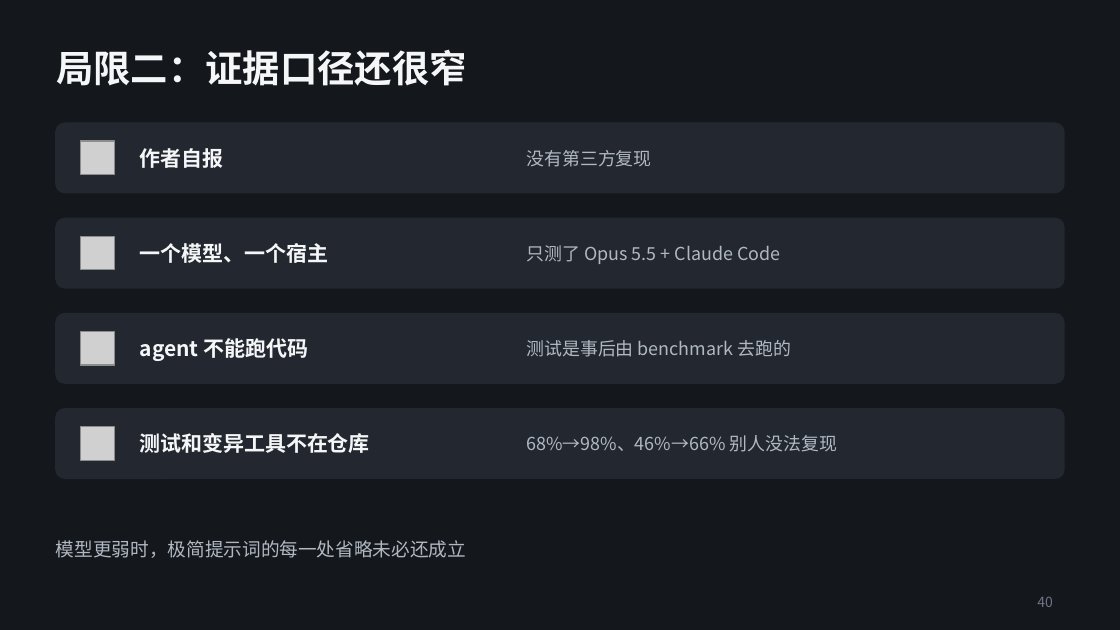
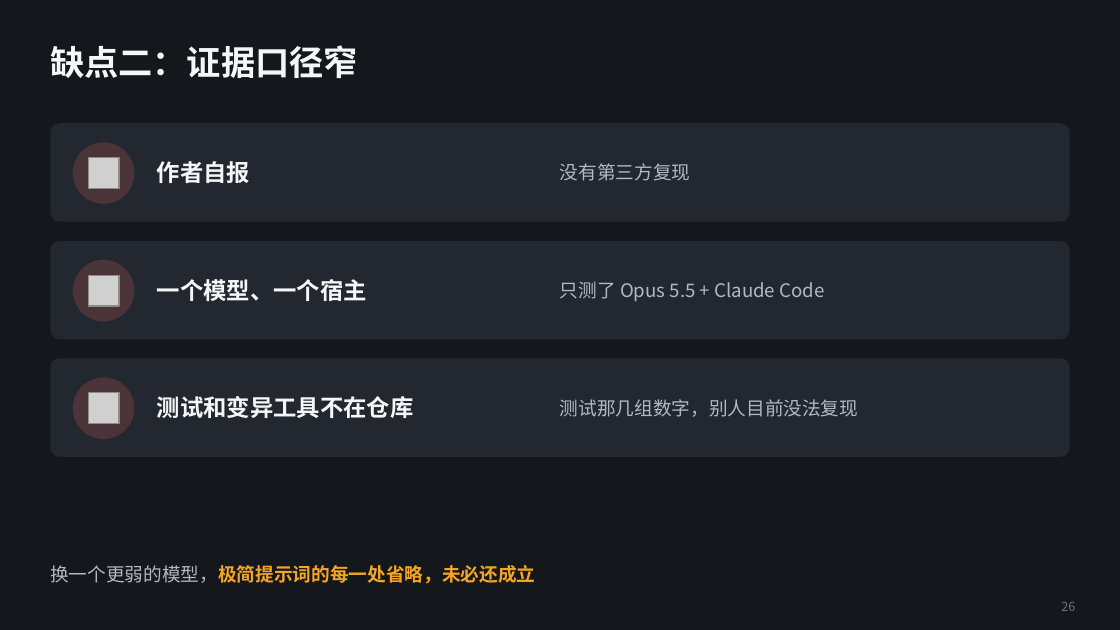
Before and after one commit to alexsunlee/alexsunlee.github.io, a slide deck: slide 26 of content/AI Learning/Ponytail · 提示词分发系统架构解析.pptx (slide 40 before the commit). Drawn at 1120x630 pixels with LibreOffice and Linux fonts; fonts in the diff are those of the drawing; grey boxes stand for pictures. Boxes give left, top, right and bottom in pixels: in the first picture for what was removed or moved away, otherwise in the second. Text is boxed around its words. In the diff, an @@ line names an element or a change of style, - is before the commit and + after.

```diff
--- a/content/AI Learning/Ponytail · 提示词分发系统架构解析.pptx
+++ b/content/AI Learning/Ponytail · 提示词分发系统架构解析.pptx
@@ title at bbox=[50, 45, 357, 78]: text changed; size 24 to 22 pt @@
-局限二：证据口径还很窄
+缺点二：证据口径窄
@@ rounded rectangle: place and size @@
-rounded rectangle at bbox=[56, 123, 1064, 193]
+rounded rectangle at bbox=[50, 123, 1070, 222]
@@ ellipse added at bbox=[73, 142, 134, 204], fill #FF6B5B at 18% opacity @@
@@ text "作者自报": place and size @@
-text "作者自报" at bbox=[140, 148, 224, 168]
+text "作者自报" at bbox=[157, 161, 250, 183]
@@ text "没有第三方复现": place and size @@
-text "没有第三方复现" at bbox=[526, 150, 651, 167]
+text "没有第三方复现" at bbox=[560, 163, 691, 181]
@@ text "没有第三方复现" at bbox=[560, 163, 691, 181]: size 11.5 to 12 pt @@
@@ picture: place and size @@
-picture at bbox=[81, 141, 114, 175]
+picture at bbox=[88, 158, 120, 189]
@@ outline #232830 1 pt to none; proportions changed in 3 elements at bbox=[50, 123, 1070, 222], bbox=[50, 358, 1070, 457], bbox=[50, 241, 1070, 339] @@
@@ rounded rectangle: place and size @@
-rounded rectangle at bbox=[56, 218, 1064, 288]
+rounded rectangle at bbox=[50, 241, 1070, 339]
@@ ellipse added at bbox=[73, 260, 134, 321], fill #FF6B5B at 18% opacity @@
@@ size 13.5 to 15 pt in 3 elements at bbox=[157, 161, 250, 183], bbox=[157, 396, 414, 418], bbox=[157, 279, 367, 301] @@
@@ text "一个模型、一个宿主": place and size @@
-text "一个模型、一个宿主" at bbox=[140, 243, 328, 263]
+text "一个模型、一个宿主" at bbox=[157, 279, 367, 301]
@@ text "只测了 Opus 5.5 + Claude ..." at bbox=[560, 281, 824, 301]: size 11.5 to 12 pt @@
@@ text "只测了 Opus 5.5 + Claude ...": place and size @@
-text "只测了 Opus 5.5 + Claude ..." at bbox=[526, 245, 780, 264]
+text "只测了 Opus 5.5 + Claude ..." at bbox=[560, 281, 824, 301]
@@ picture: place and size @@
-picture at bbox=[81, 236, 114, 270]
+picture at bbox=[88, 276, 120, 307]
@@ rounded rectangle removed at bbox=[56, 314, 1064, 383] @@
@@ rounded rectangle: place and size @@
-rounded rectangle at bbox=[56, 409, 1064, 478]
+rounded rectangle at bbox=[50, 358, 1070, 457]
@@ picture removed at bbox=[81, 332, 114, 365] @@
@@ text removed at bbox=[140, 338, 308, 361] @@
-agent 不能跑代码
@@ text "测试和变异工具不在仓库": place and size @@
-text "测试和变异工具不在仓库" at bbox=[140, 433, 370, 453]
+text "测试和变异工具不在仓库" at bbox=[157, 396, 414, 418]
@@ text removed at bbox=[526, 340, 791, 357] @@
-测试是事后由 benchmark 去跑的
@@ ellipse added at bbox=[73, 377, 134, 439], fill #FF6B5B at 18% opacity @@
@@ picture: place and size @@
-picture at bbox=[81, 427, 114, 460]
+picture at bbox=[88, 393, 120, 424]
@@ text at bbox=[560, 399, 858, 417]: text changed; size 11.5 to 12 pt @@
-68%→98%、46%→66% 别人没法复现
+测试那几组数字，别人目前没法复现
@@ text at bbox=[50, 565, 535, 584]: text changed; text colour #B0B8C2 to #F5A524; bold on @@
-模型更弱时，极简提示词的每一处省略未必还成立
+换一个更弱的模型，极简提示词的每一处省略，未必还成立
@@ text "换一个更弱的模型，极简提示词的每一处省略，未必还成立" at bbox=[50, 565, 535, 584]: vertical alignment top to middle @@
@@ page number removed at bbox=[1037, 597, 1053, 607] @@
-40
@@ page number added at bbox=[1061, 602, 1075, 611], 8 pt, text #6B7280 @@
+26
```
Also in this commit, not shown: 18 other slides changed, 11 slides added, 25 slides removed, 2 other files.
